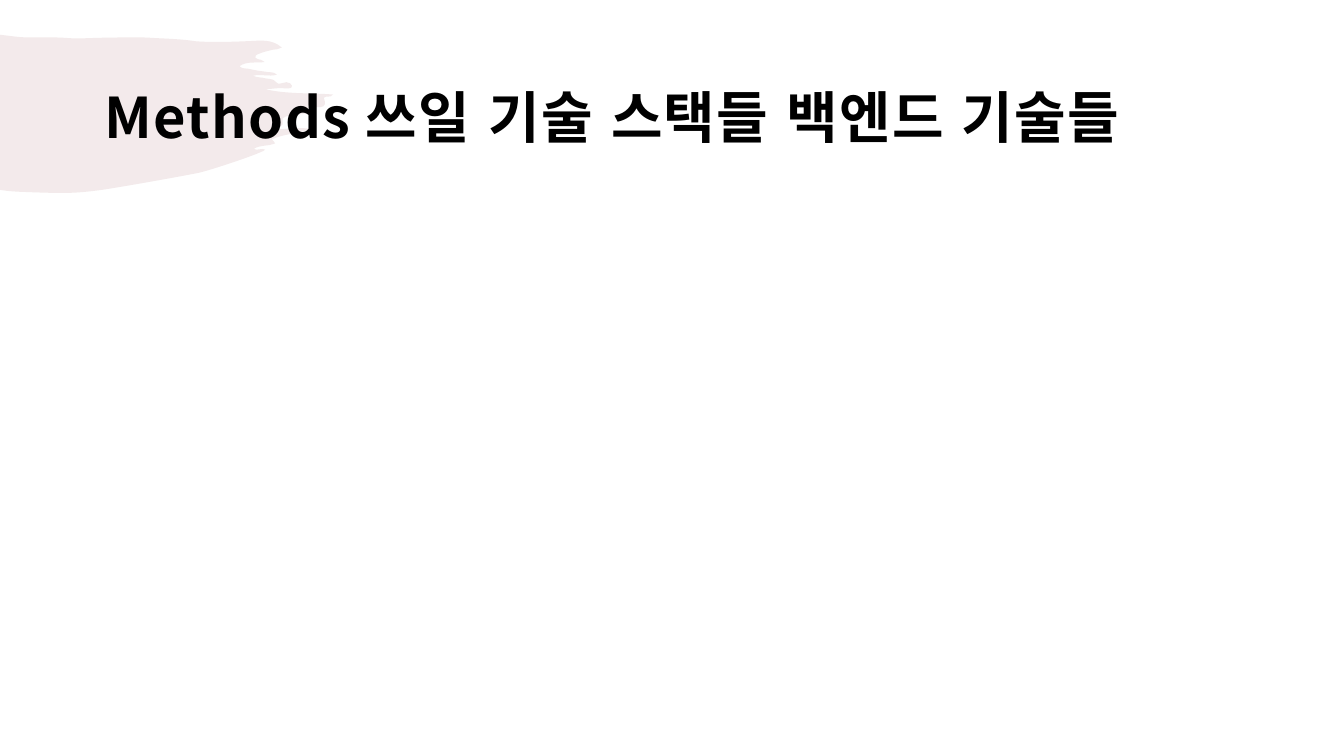
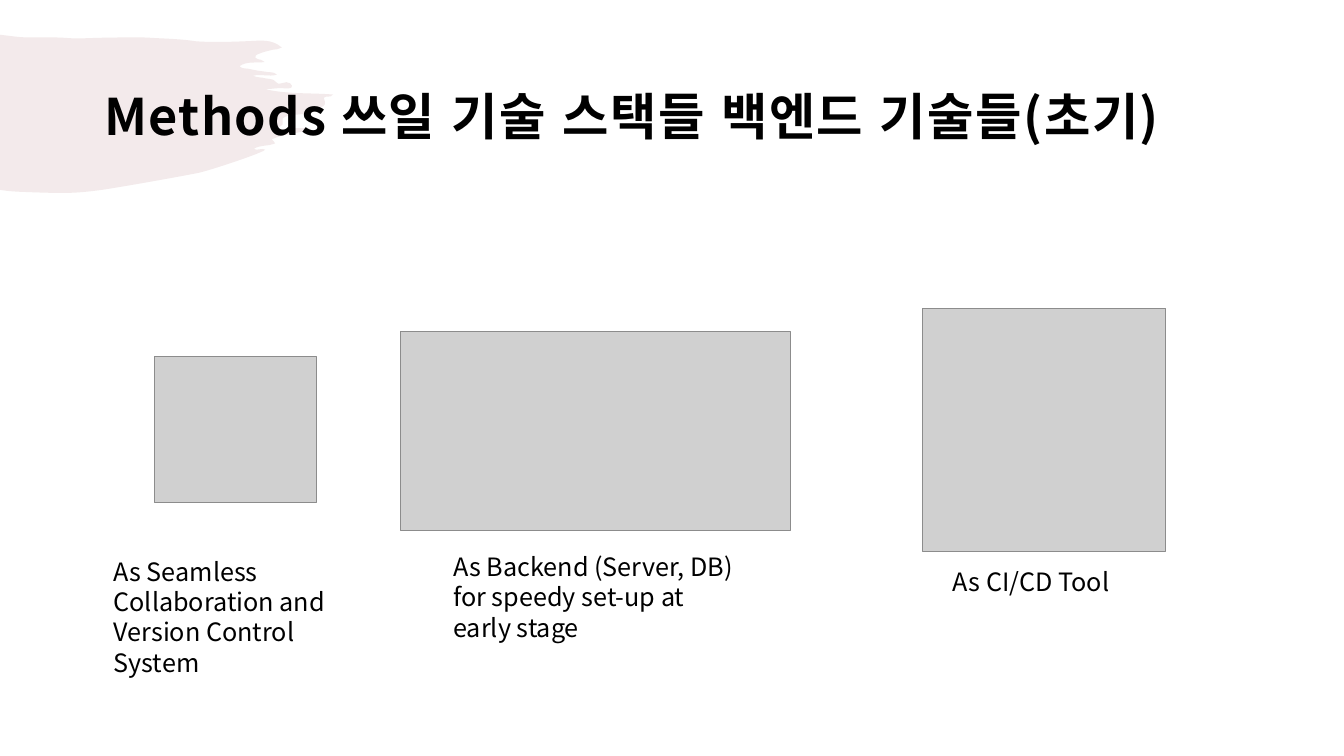
Before and after one commit to droongma/2021spring_41class_team13, a slide deck: slide 8 of 황석진 제안서 작성중.pptx (slide 9 before the commit). Drawn at 1344x756 pixels with LibreOffice and Linux fonts; fonts in the diff are those of the drawing; grey boxes stand for pictures. Boxes give left, top, right and bottom in pixels: in the first picture for what was removed or moved away, otherwise in the second. Text is boxed around its words. In the diff, an @@ line names an element or a change of style, - is before the commit and + after.

Commit message:
황석진 제안서 Goal & method 부분 작성 완료 - 첨삭 필요

```diff
--- a/황석진 제안서 작성중.pptx
+++ b/황석진 제안서 작성중.pptx
@@ title at (104, 92, 1159, 145): text changed; size 40 to 36 pt @@
-Methods 쓰일 기술 스택들 백엔드 기술들
+Methods 쓰일 기술 스택들 백엔드 기술들(초기)
@@ picture added at (924, 309, 1167, 552) @@
@@ picture added at (154, 357, 317, 503) @@
@@ picture added at (400, 332, 789, 531) @@
@@ text added at (114, 561, 325, 678), 18 pt, text #000000 @@
+As Seamless Collaboration and Version Control System
@@ text added at (453, 555, 732, 643), 18 pt, text #000000 @@
+As Backend (Server, DB) for speedy set-up at early stage
@@ text added at (953, 571, 1109, 596), 18 pt, text #000000 @@
+As CI/CD Tool
```
Also in this commit, not shown: 2 other slides changed, 4 slides added, 4 slides removed.
